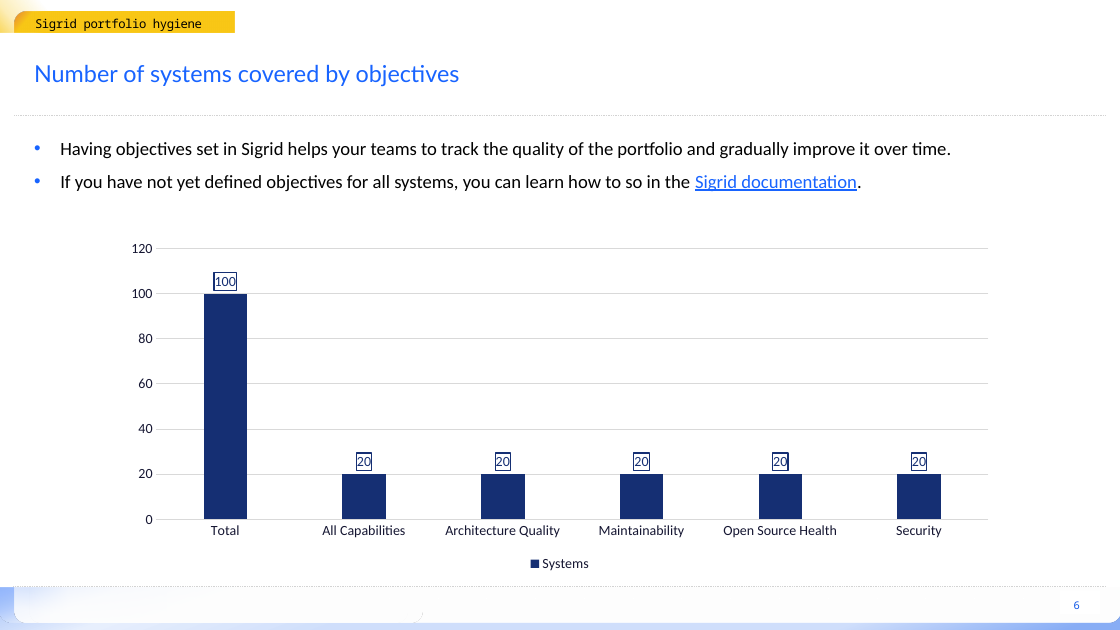
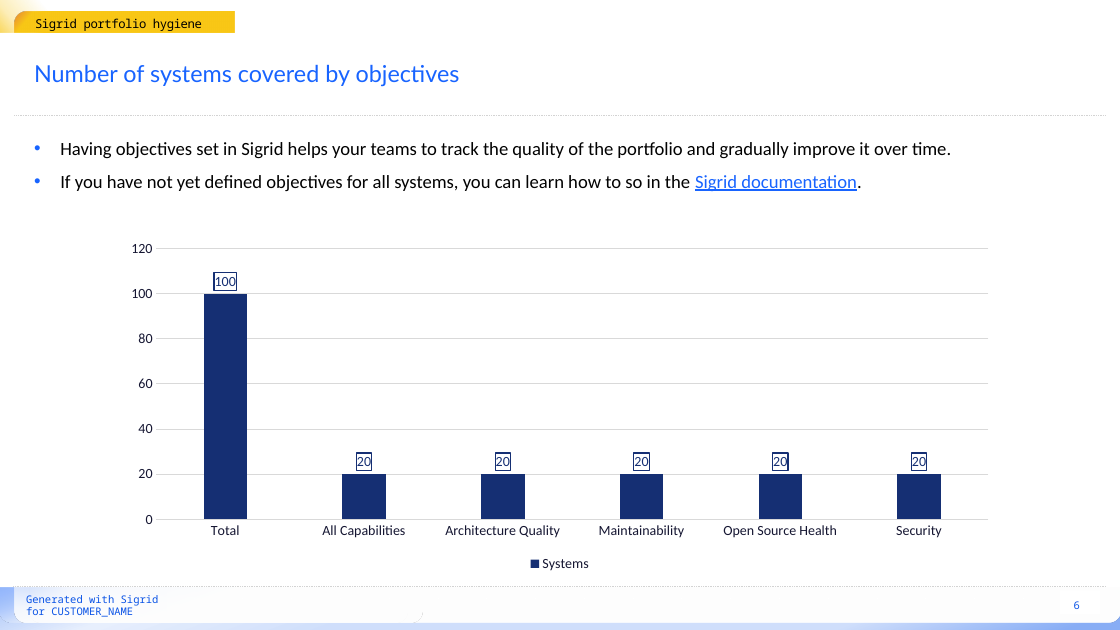
Before and after one commit to Sim007/sigrid-report-generator, a slide deck: slide 6 of src/report_generator/presets/templates/portfolio-baseline-report.pptx. Drawn at 1120x630 pixels with LibreOffice and Linux fonts; fonts in the diff are those of the drawing; background and template pictures are left out. Boxes give left, top, right and bottom in pixels: in the first picture for what was removed or moved away, otherwise in the second. Text is boxed around its words. In the diff, an @@ line names an element or a change of style, - is before the commit and + after.

Commit message:
Add 'generated for client' message

```diff
--- a/src/report_generator/presets/templates/portfolio-baseline-report.pptx
+++ b/src/report_generator/presets/templates/portfolio-baseline-report.pptx
@@ text added at box(26, 595, 159, 617), 9 pt, text #0B54E6 @@
+Generated with Sigrid
+for CUSTOMER_NAME
```
Also in this commit, not shown: 15 other slides changed, 2 other files.
